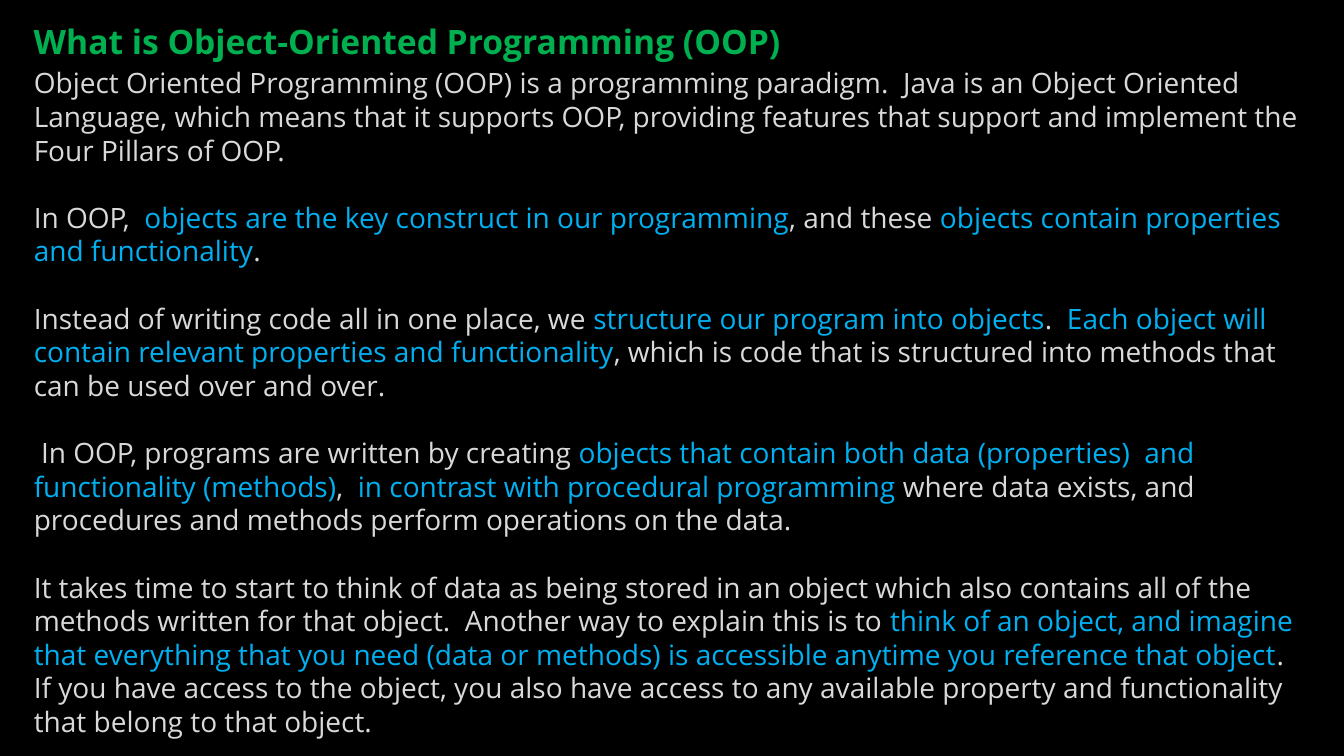
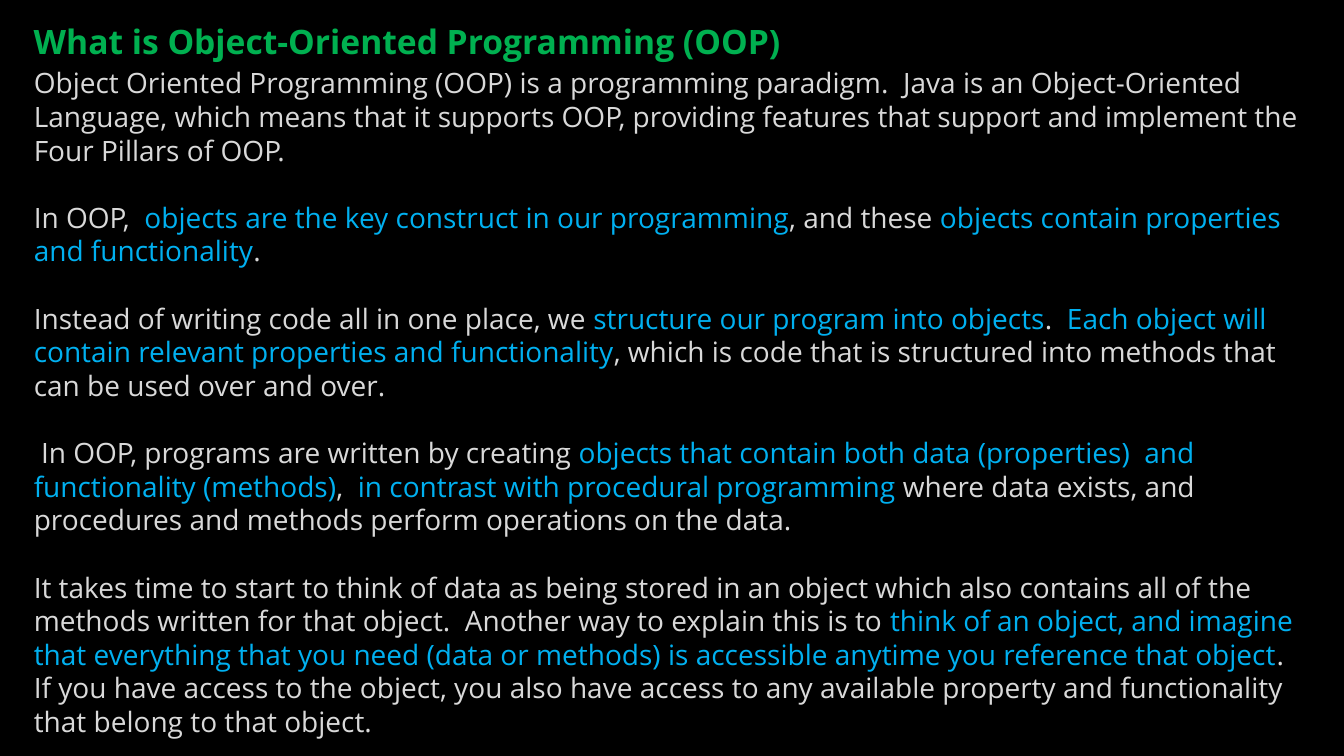
Before and after one commit to ckiefriter1/PT-BESD, a slide deck: slide 3 of Week5/BESD Week 5.pptx. Drawn at 1344x756 pixels with LibreOffice and Linux fonts; fonts in the diff are those of the drawing. Boxes give left, top, right and bottom in pixels: in the first picture for what was removed or moved away, otherwise in the second. Text is boxed around its words. In the diff, an @@ line names an element or a change of style, - is before the commit and + after.

```diff
--- a/Week5/BESD Week 5.pptx
+++ b/Week5/BESD Week 5.pptx
@@ text at (x1=34, y1=71, x2=1297, y2=162): text changed @@
-Object Oriented Programming (OOP) is a programming paradigm. Java is an Object Oriented Language, which means that it supports OOP, providing features that support and implement the Four Pillars of OOP.
+Object Oriented Programming (OOP) is a programming paradigm. Java is an Object-Oriented Language, which means that it supports OOP, providing features that support and implement the Four Pillars of OOP.
```
Also in this commit, not shown: 2 other slides changed, 16 other files.
